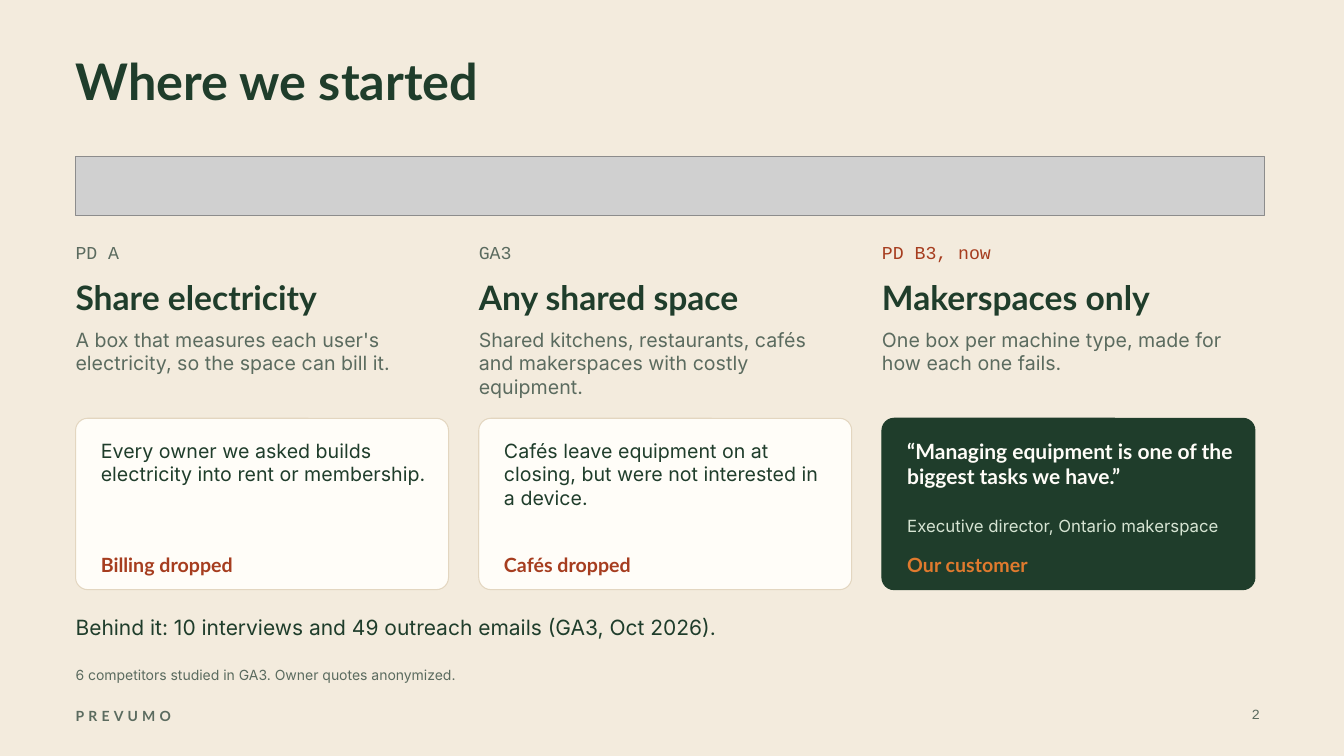
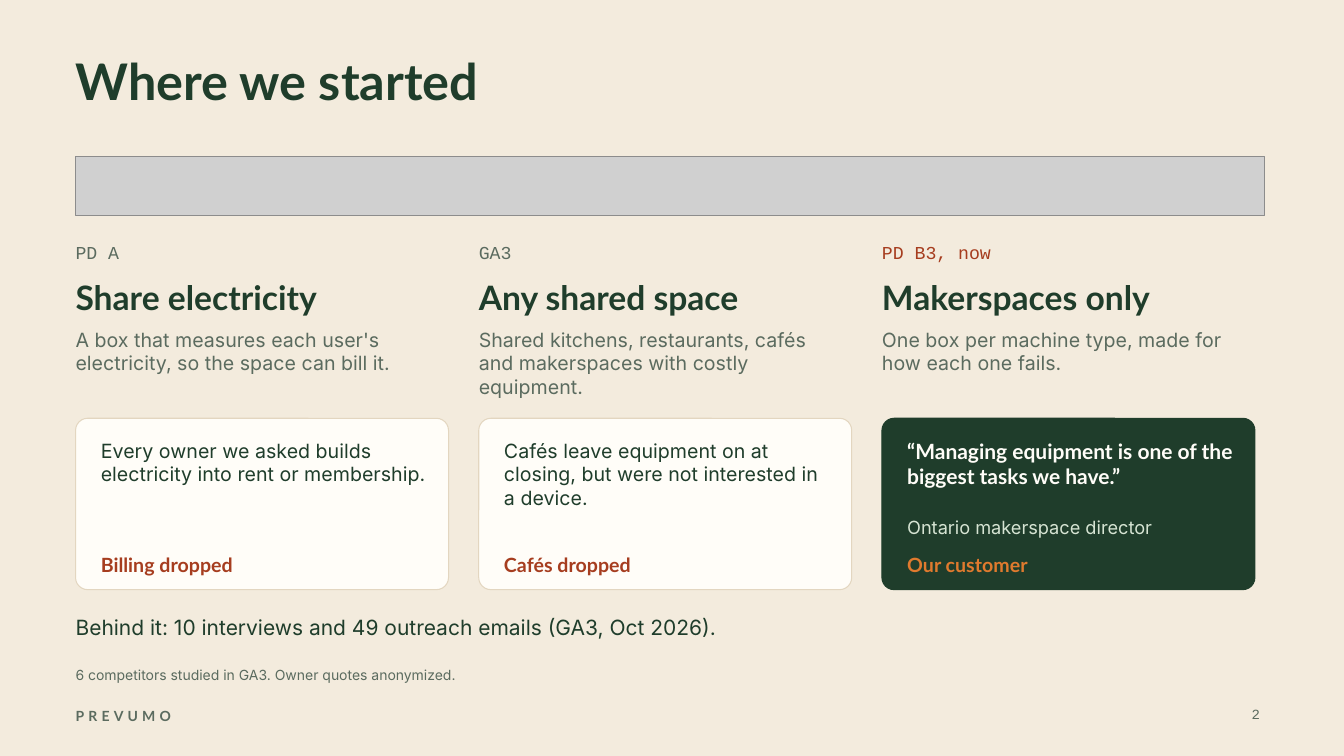
Before and after one commit to WAHB22/wahbs-world, a slide deck: slide 2 of prevumo/deliverables/final/PREVUMO-final.pptx. Drawn at 1344x756 pixels with LibreOffice and Linux fonts; fonts in the diff are those of the drawing; grey boxes stand for pictures. Boxes give left, top, right and bottom in pixels: in the first picture for what was removed or moved away, otherwise in the second. Text is boxed around its words. In the diff, an @@ line names an element or a change of style, - is before the commit and + after.

```diff
--- a/prevumo/deliverables/final/PREVUMO-final.pptx
+++ b/prevumo/deliverables/final/PREVUMO-final.pptx
@@ text at <box>907,520,1152,538</box>: text changed; size 12 to 13 pt @@
-Executive director, Ontario makerspace
+Ontario makerspace director
```
Also in this commit, not shown: 2 other slides changed, 4 other files.
